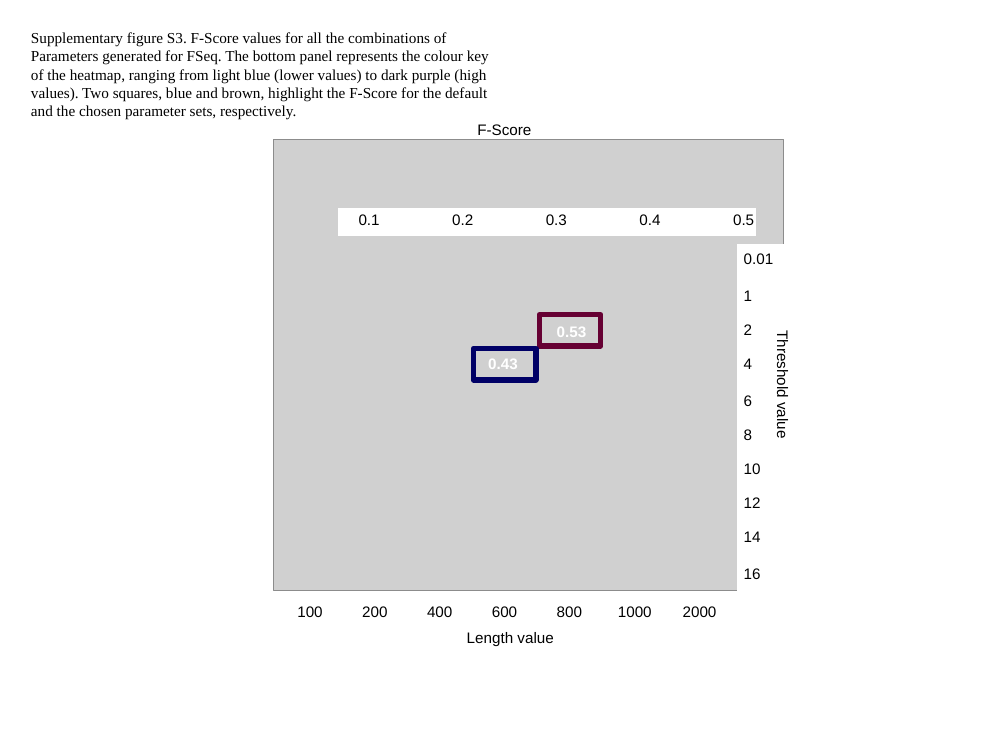
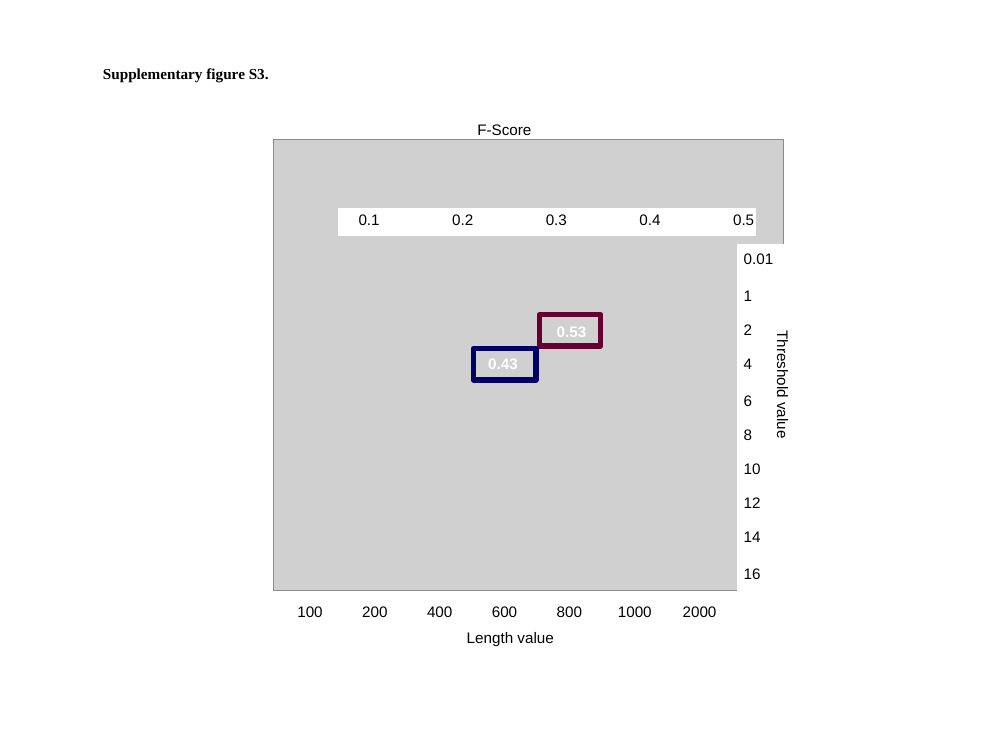
Before and after one commit to jknightlab/ATACseq_pipeline, a slide deck: slide 14 of Core_manuscript/Paper/Figures/ATAC_figures.odp (slide 15 before the commit). Drawn at 1008x756 pixels with LibreOffice and Linux fonts; fonts in the diff are those of the drawing; grey boxes stand for pictures. Boxes give left, top, right and bottom in pixels: in the first picture for what was removed or moved away, otherwise in the second. Text is boxed around its words. In the diff, an @@ line names an element or a change of style, - is before the commit and + after.

Commit message:
main and supplementary figures for the text

```diff
--- a/Core_manuscript/Paper/Figures/ATAC_figures.odp
+++ b/Core_manuscript/Paper/Figures/ATAC_figures.odp
@@ text removed at (x1=31, y1=32, x2=489, y2=120) @@
-Supplementary figure S3. F-Score values for all the combinations of
-Parameters generated for FSeq. The bottom panel represents the colour key
-of the heatmap, ranging from light blue (lower values) to dark purple (high
-values). Two squares, blue and brown, highlight the F-Score for the default
-and the chosen parameter sets, respectively.
@@ text added at (x1=103, y1=68, x2=269, y2=83), 12 pt, text #000000, bold @@
+Supplementary figure S3.
```
Also in this commit, not shown: 16 other slides changed, 22 slides removed, 1 other file.
